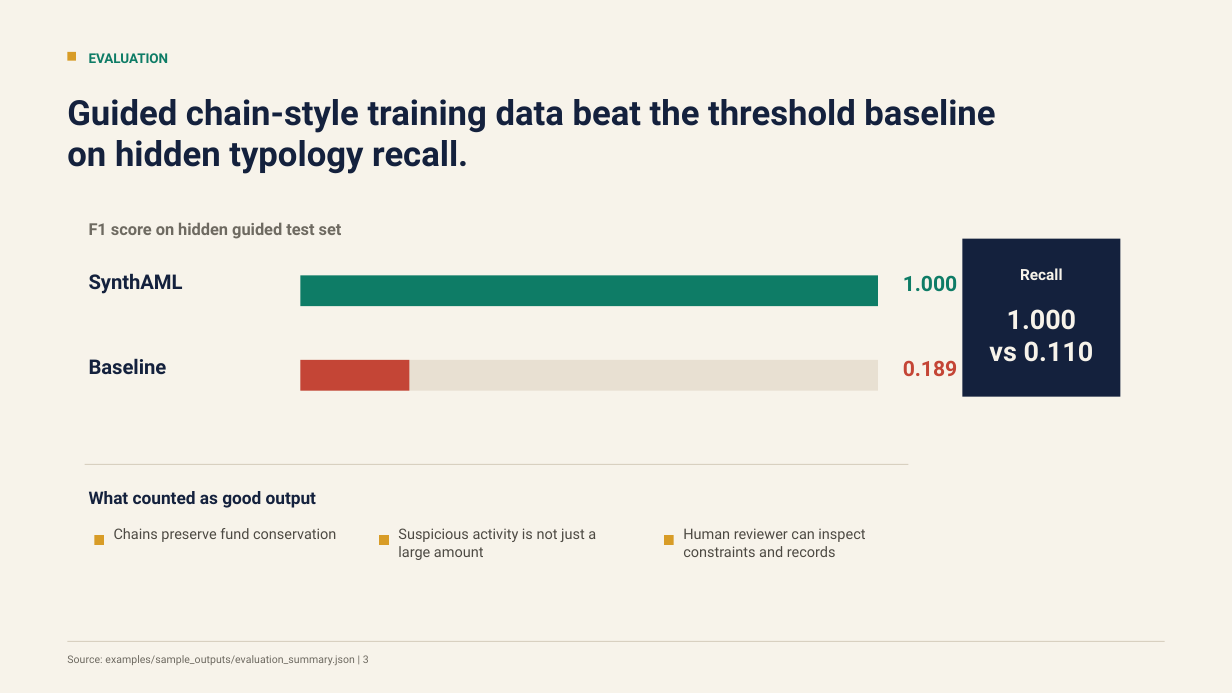
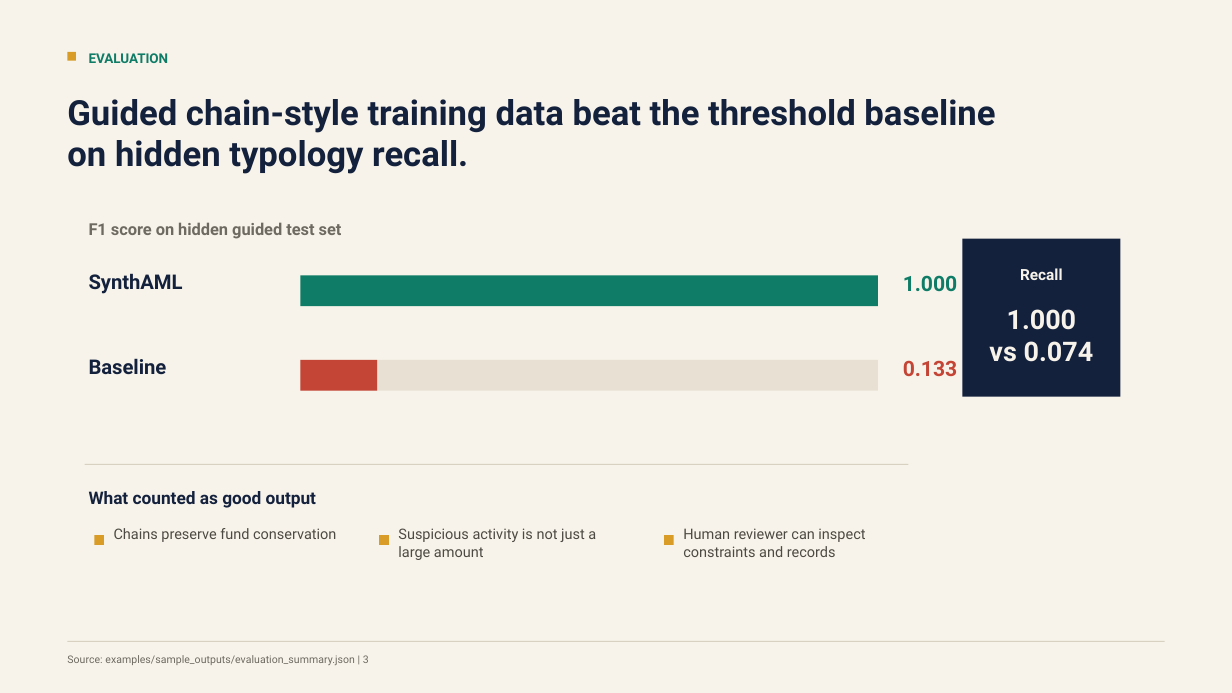
Before and after one commit to yq688m3JT/genAI_final, a slide deck: slide 4 of docs/synthaml-final-presentation.pptx. Drawn at 1232x693 pixels with LibreOffice and Linux fonts; fonts in the diff are those of the drawing. Boxes give left, top, right and bottom in pixels: in the first picture for what was removed or moved away, otherwise in the second. Text is boxed around its words. In the diff, an @@ line names an element or a change of style, - is before the commit and + after.

```diff
--- a/docs/synthaml-final-presentation.pptx
+++ b/docs/synthaml-final-presentation.pptx
@@ text at bbox=[989, 341, 1094, 362]: text changed @@
-vs 0.110
+vs 0.074
@@ rectangle: place and size @@
-rectangle at bbox=[300, 360, 409, 391]
+rectangle at bbox=[300, 360, 377, 391]
@@ text at bbox=[903, 360, 958, 376]: text changed @@
-0.189
+0.133
```
Also in this commit, not shown: 3 other slides changed, 17 other files.
